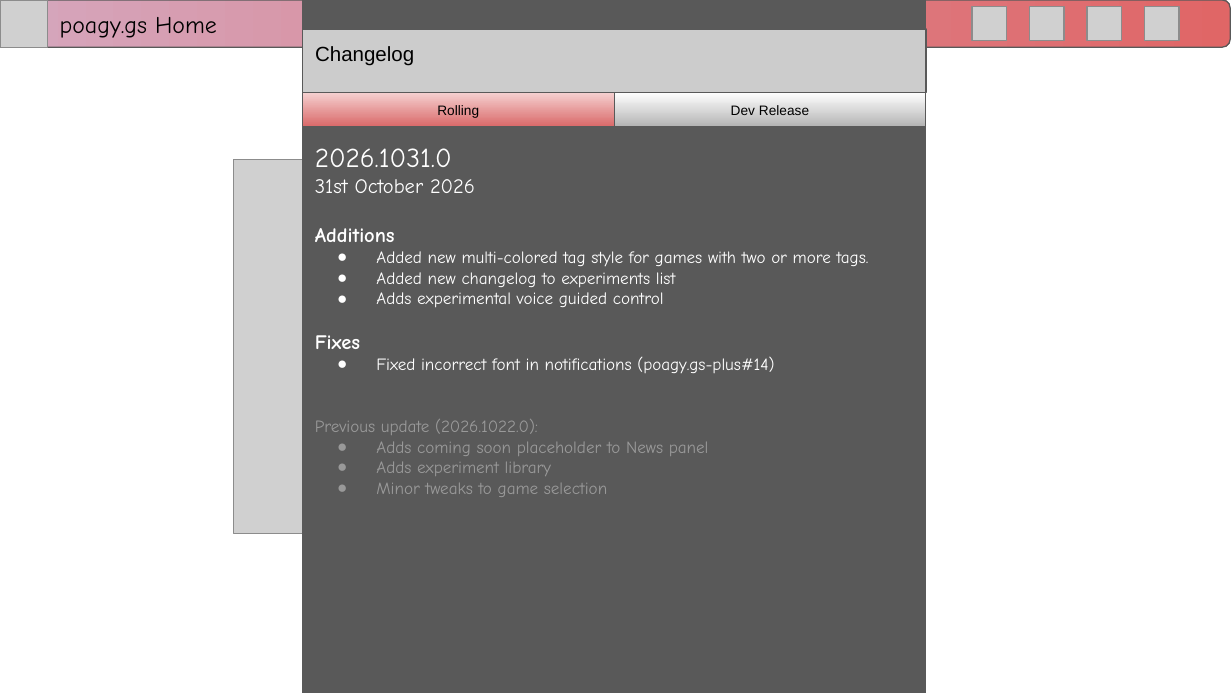
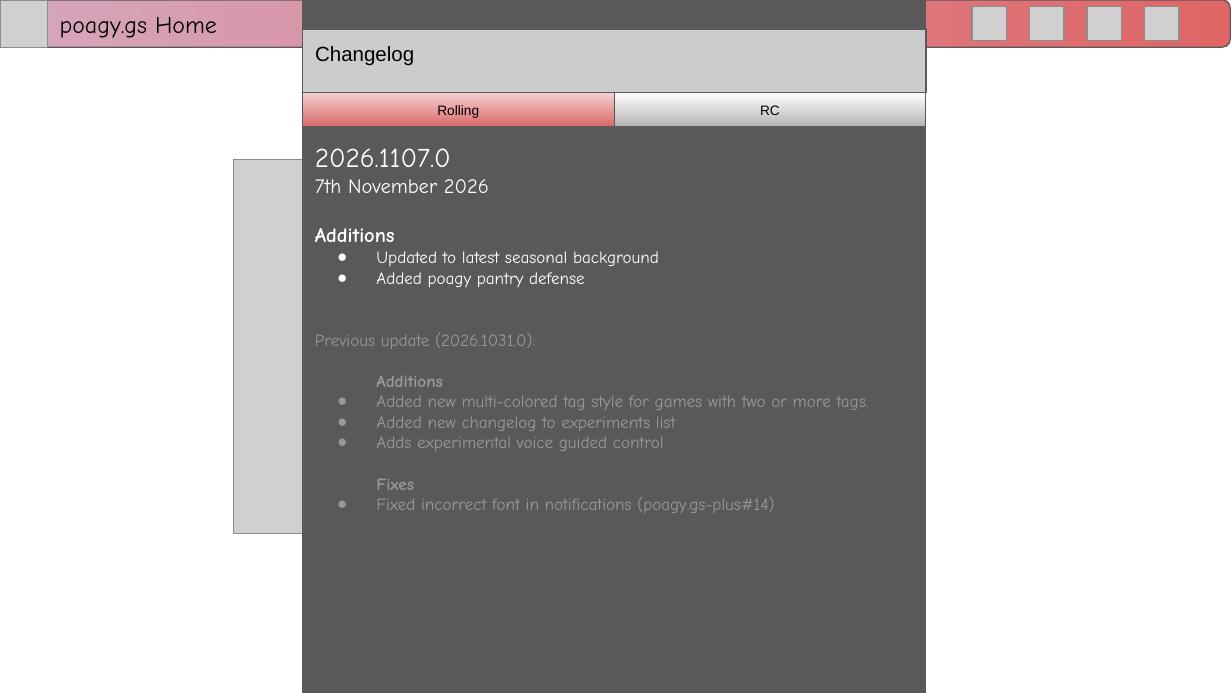
Before and after one commit to RitPigDev/poagy.gs-plus, a slide deck: slide 12 of poagy.gs+.pptx. Drawn at 1232x693 pixels with LibreOffice and Linux fonts; fonts in the diff are those of the drawing; grey boxes stand for pictures; background and template pictures are left out. Boxes give left, top, right and bottom in pixels: in the first picture for what was removed or moved away, otherwise in the second. Text is boxed around its words. In the diff, an @@ line names an element or a change of style, - is before the commit and + after.

```diff
--- a/poagy.gs+.pptx
+++ b/poagy.gs+.pptx
@@ text in rectangle at (760, 105, 780, 115): text changed @@
-Dev Release
+RC
@@ text in rectangle at (315, 148, 659, 349): text changed; size 12 to 10 pt @@
-2026.1031.0
-31st October 2026
+2026.1107.0
+7th November 2026
+Additions
+● Updated to latest seasonal background
+● Added poagy pantry defense
+Previous update (2026.1031.0):
@@ text in rectangle at (376, 376, 869, 513): size 12 to 10 pt in "Additions", "Fixes"; text colour #FFFFFF to #999999 in "Additions", "Added new multi-colored tag style for games ...", "Added new changelog to experiments list", "Adds experimental voice guided control" and 2 more places; indent changed; bullet colour #FFFFFF to #999999 @@
@@ text in rectangle at (315, 419, 709, 497): paragraphs removed @@
-Previous update (2026.1022.0):
-● Adds coming soon placeholder to News panel
-● Adds experiment library
-● Minor tweaks to game selection
```
Also in this commit, not shown: 10 other slides changed, 6 slides added.
